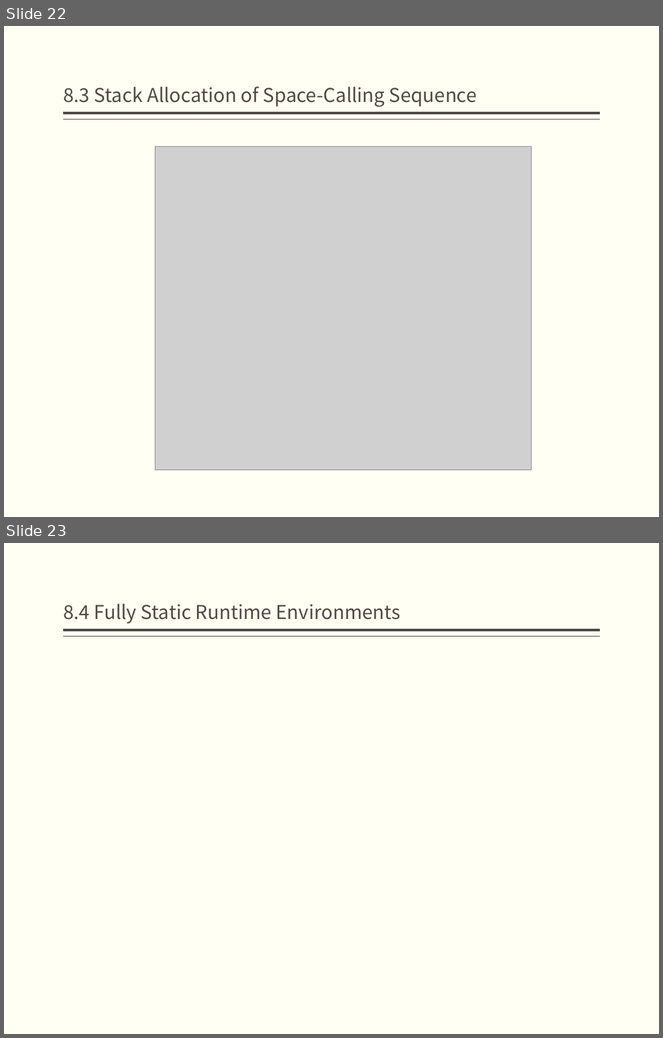
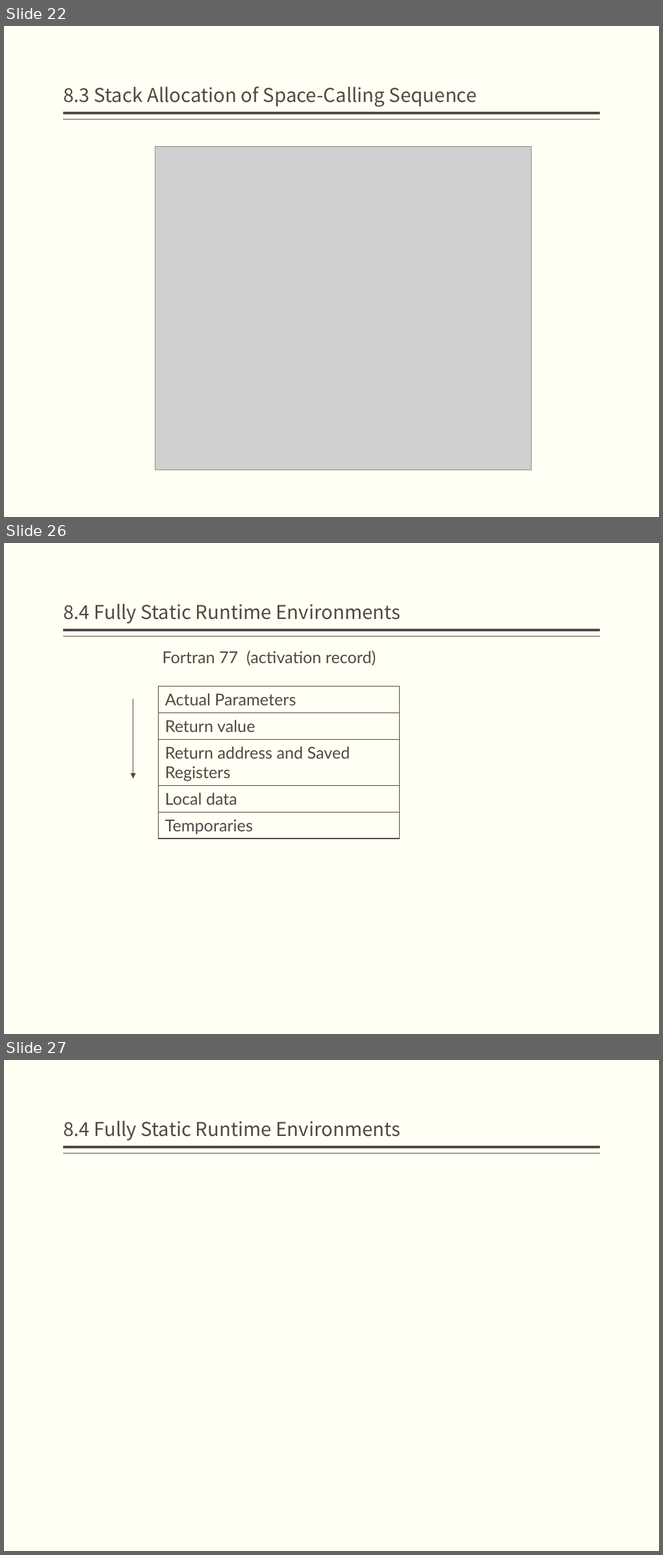
Before and after one commit to jz81/jz81.github.io, a slide deck: course/compiler/lecture/(Spring2020)Lecture8.pptx. Shown one above the other, each under a label of ours: slides 22 and 23 before the commit, slides 22, 26 and 27 after it; the slides between them are not shown. The pictures are 663x1038 and 663x1555 pixels, drawn with LibreOffice and Linux fonts; fonts in the diff are those of the drawing; grey boxes stand for pictures. Boxes give left, top, right and bottom in pixels: in the first picture for what was removed or moved away, otherwise in the second. Text is boxed around its words. In the diff, an @@ line names an element or a change of style, - is before the commit and + after.

```diff
--- a/course/compiler/lecture/(Spring2020)Lecture8.pptx
+++ b/course/compiler/lecture/(Spring2020)Lecture8.pptx
@@ slide 26 added at box(4, 543, 659, 1034), background #FFFFF3; not listed: 2 template elements that a slide beside it also shows @@
@@ title added at box(63, 603, 400, 624), 21 pt, text #514843 @@
+8.4 Fully Static Runtime Environments
@@ text added at box(163, 650, 376, 666), 18 pt, text #514843 @@
+Fortran 77 (activation record)
@@ table added at box(159, 687, 400, 837), 5 rows, 1 columns @@
+Actual Parameters
+Return value
+Return address and Saved Registers
+Local data
+Temporaries
@@ arrow added from (133, 699) to (133, 779), #514843 0.5 pt @@
@@ what was slide 23 is now slide 27 @@
```
Also in this commit, not shown: 5 other slides added.
